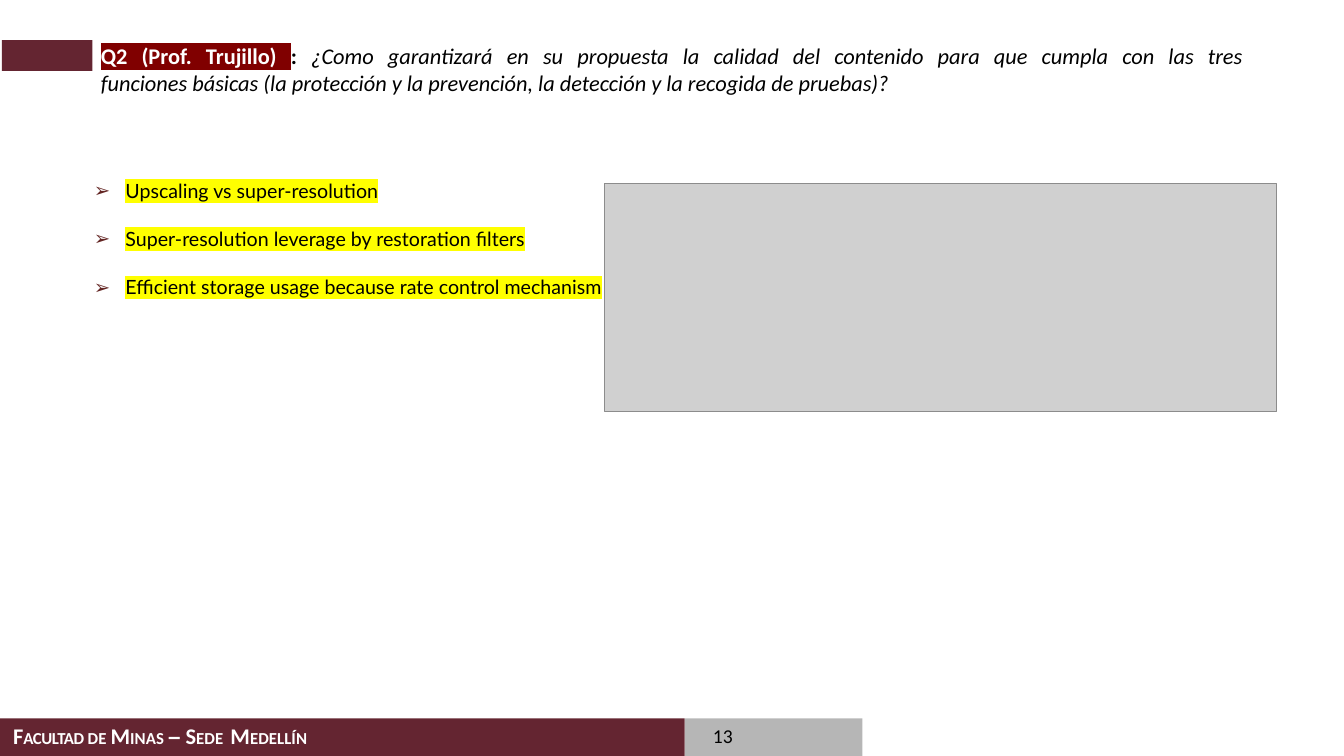
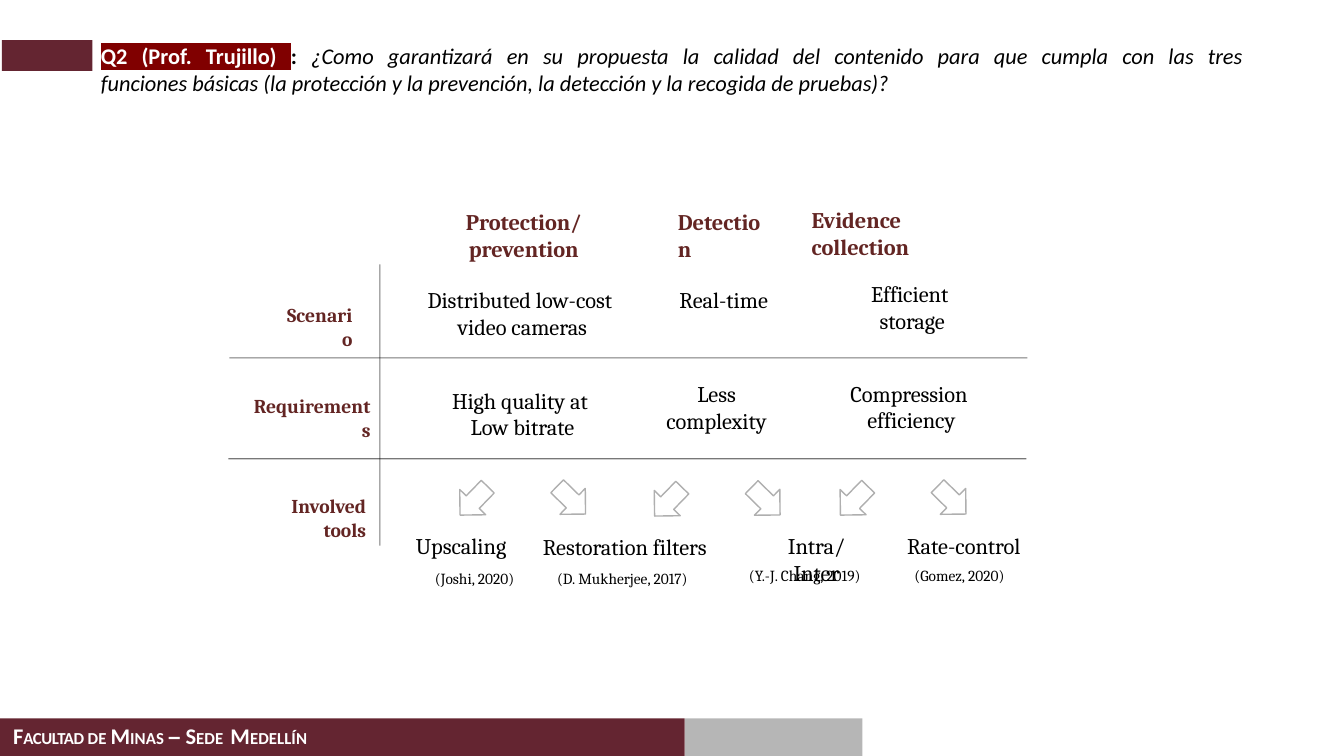
Before and after one commit to casalazarh/Examen-de-Calificacion-2020, a slide deck: slide 13 of presentation/Examen de Calificacion de Doctorado_Carlos_Alberto_Salazar.pptx. Drawn at 1344x756 pixels with LibreOffice and Linux fonts; fonts in the diff are those of the drawing; grey boxes stand for pictures; background and template pictures are left out. Boxes give left, top, right and bottom in pixels: in the first picture for what was removed or moved away, otherwise in the second. Text is boxed around its words. In the diff, an @@ line names an element or a change of style, - is before the commit and + after.

Commit message:
Completado la Prof. Maria

```diff
--- a/presentation/Examen de Calificacion de Doctorado_Carlos_Alberto_Salazar.pptx
+++ b/presentation/Examen de Calificacion de Doctorado_Carlos_Alberto_Salazar.pptx
@@ text removed at bbox=[125, 183, 602, 300] @@
-  ➢ Upscaling vs super-resolution
-  ➢ Super-resolution leverage by restoration filters
-  ➢ Efficient storage usage because rate control mechanism
@@ picture removed at bbox=[605, 184, 1277, 411] @@
@@ text added at bbox=[668, 203, 780, 240], 16 pt, text #632523, bold @@
+Detection
@@ text added at bbox=[466, 214, 582, 262], 16 pt, text #632523, bold @@
+Protection/prevention
@@ text added at bbox=[812, 212, 909, 255], 16 pt, text #632523, bold @@
+Evidence collection
@@ line added from (380, 545) to (380, 264), #000000 0.75 pt @@
@@ text added at bbox=[268, 298, 362, 333], 14 pt, text #632523, bold @@
+Scenario
@@ text added at bbox=[428, 292, 612, 335], 16 pt, text #000000 @@
+Distributed low-cost
+video cameras
@@ text added at bbox=[679, 292, 767, 309], 16 pt, text #000000 @@
+Real-time
@@ text added at bbox=[871, 286, 948, 334], 16 pt, text #000000 @@
+Efficient
+storage
@@ line added from (230, 358) to (1027, 358), #000000 0.75 pt @@
@@ text added at bbox=[242, 389, 381, 423], 14 pt, text #632523, bold @@
+Requirements
@@ text added at bbox=[666, 387, 766, 434], 16 pt, text #000000 @@
+Less
+complexity
@@ text added at bbox=[850, 387, 967, 433], 16 pt, text #000000 @@
+Compression
+efficiency
@@ text added at bbox=[452, 393, 588, 436], 16 pt, text #000000 @@
+High quality at
+Low bitrate
@@ line added from (229, 459) to (1026, 459), #000000 0.75 pt @@
@@ down arrow added at bbox=[447, 474, 501, 527], outline #0D0D0D 1 pt @@
@@ down arrow added at bbox=[545, 473, 598, 526], outline #0D0D0D 1 pt @@
@@ down arrow added at bbox=[642, 475, 695, 528], outline #0D0D0D 1 pt @@
@@ down arrow added at bbox=[740, 474, 793, 527], outline #0D0D0D 1 pt @@
@@ down arrow added at bbox=[828, 474, 882, 527], outline #0D0D0D 1 pt @@
@@ down arrow added at bbox=[925, 473, 979, 526], outline #0D0D0D 1 pt @@
@@ text added at bbox=[291, 499, 366, 537], 14 pt, text #632523, bold @@
+Involved tools
@@ text added at bbox=[416, 538, 507, 559], 16 pt, text #000000 @@
+Upscaling
@@ text added at bbox=[543, 539, 707, 556], 16 pt, text #000000 @@
+Restoration filters
@@ text added at bbox=[788, 538, 845, 585], 16 pt, text #000000 @@
+Intra/Inter
@@ text added at bbox=[907, 538, 1020, 555], 16 pt, text #000000 @@
+Rate-control
@@ text added at bbox=[749, 567, 860, 585], 11 pt, text #000000 @@
+(Y.-J. Chang, 2019)
@@ text added at bbox=[435, 573, 514, 587], 11 pt, text #000000 @@
+(Joshi, 2020)
@@ text added at bbox=[557, 573, 688, 588], 11 pt, text #000000 @@
+(D. Mukherjee, 2017)
@@ text added at bbox=[914, 570, 1004, 583], 11 pt, text #000000 @@
+(Gomez, 2020)
@@ page number removed at bbox=[713, 730, 733, 743] @@
-13
```
Also in this commit, not shown: 1 other slide changed.
